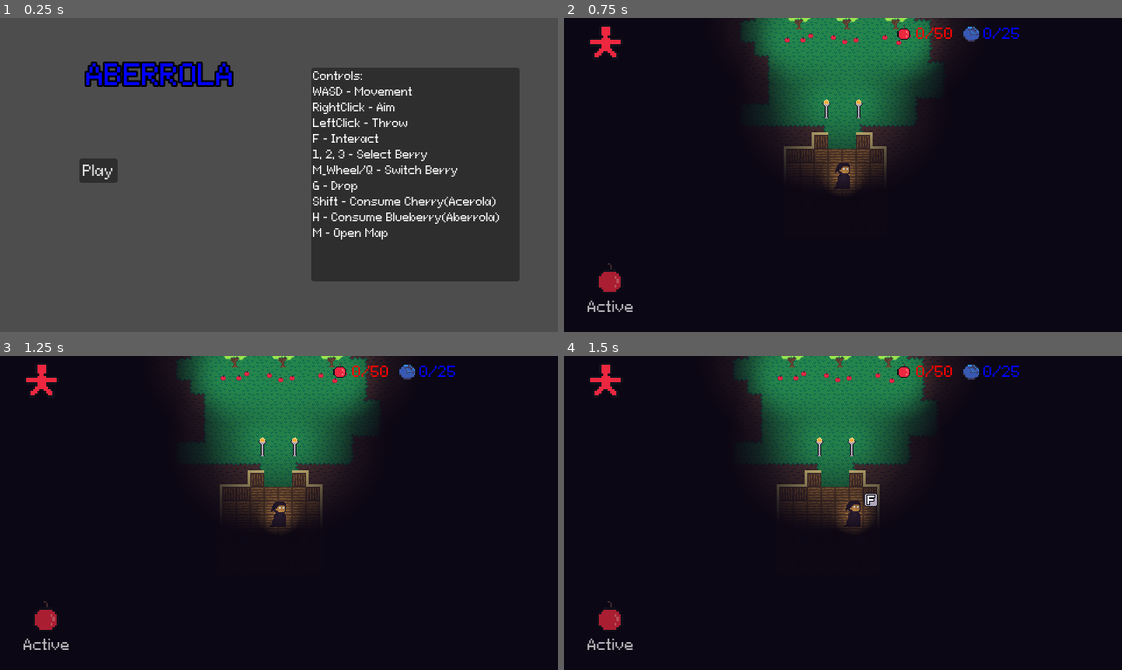
Above: before the commit, frames 1-4 (two rows, left to right).
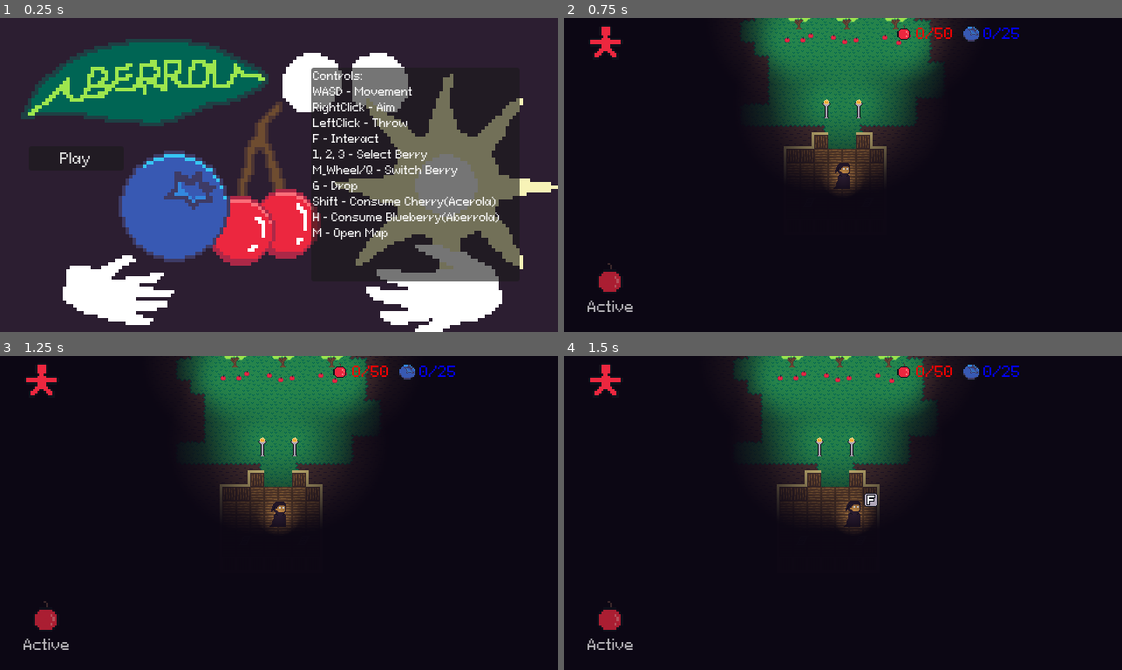
Above: after the commit, the same moments.

Repository: gamur22ph/AGJam
Game: Godot game, scene res://Scenes/MainMenu.tscn
Two runs of this game, one before a commit and one after it. Both use one fixed random seed, a clock stepped at 60 frames per second and the inputs below.
Inputs (mouse positions are in pixels of both pictures, inside the frame that each line leads up to):
- Up to frame 1 (0.25 s): no input
- Up to frame 2 (0.75 s): click "Play" at 0.5 s
- Up to frame 3 (1.25 s): no input
- Up to frame 4 (1.5 s): tap Enter at 1.25 s; move the mouse to (965, 497) at 1.27 s; hold D (right) from 1.28 s (still down); right-click (965, 497) at 1.35 s

The runs differ from the first frame. In frame 1, 85% of the frame differs, in the area x 0-100%, y 0-100%; in frame 2, nothing differs; in frame 3, nothing differs; in frame 4, nothing differs.

Commit message:
Release v1.2
Added SplashArt

Diff:
--- a/Scenes/MainMenu.tscn
+++ b/Scenes/MainMenu.tscn
@@ -1,7 +1,8 @@
-[gd_scene load_steps=3 format=3 uid="uid://12vnifh8q7sy"]
+[gd_scene load_steps=4 format=3 uid="uid://12vnifh8q7sy"]
 
 [ext_resource type="Script" path="res://MainMenu.gd" id="1_n20t5"]
 [ext_resource type="PackedScene" uid="uid://bkvjpg47rcj0" path="res://Modules/Components/UI/Controls.tscn" id="2_12k3s"]
+[ext_resource type="Texture2D" uid="uid://vpo7a3uyrfx4" path="res://assets/UI/AberrolaSplashArt.png" id="2_s82pl"]
 
 [node name="MainMenu" type="Control"]
 layout_mode = 3
@@ -12,12 +13,19 @@
 grow_vertical = 2
 script = ExtResource("1_n20t5")
 
+[node name="TextureRect" type="TextureRect" parent="."]
+texture_filter = 1
+layout_mode = 0
+offset_right = 640.0
+offset_bottom = 360.0
+texture = ExtResource("2_s82pl")
+
 [node name="PlayButton" type="Button" parent="."]
 layout_mode = 0
-offset_left = 91.0
-offset_top = 161.0
-offset_right = 135.0
-offset_bottom = 189.0
+offset_left = 33.0
+offset_top = 147.0
+offset_right = 142.0
+offset_bottom = 175.0
 text = "Play
 "
 
@@ -25,18 +33,4 @@
 layout_mode = 1
 mouse_filter = 2
 
-[node name="Label" type="Label" parent="."]
-layout_mode = 0
-offset_left = 30.0
-offset_top = 23.0
-offset_right = 339.0
-offset_bottom = 107.0
-theme_override_colors/font_color = Color(0, 0, 1, 1)
-theme_override_colors/font_outline_color = Color(0, 0, 0, 1)
-theme_override_constants/outline_size = 8
-theme_override_font_sizes/font_size = 32
-text = "ABERROLA"
-horizontal_alignment = 1
-vertical_alignment = 1
-
 [connection signal="pressed" from="PlayButton" to="." method="_on_play_button_pressed"]
Binary file added: assets/UI/AberrolaSplashArt.png
Not shown, added: assets/UI/AberrolaSplashArt.png.import
Not shown, changed: export_presets.cfg
